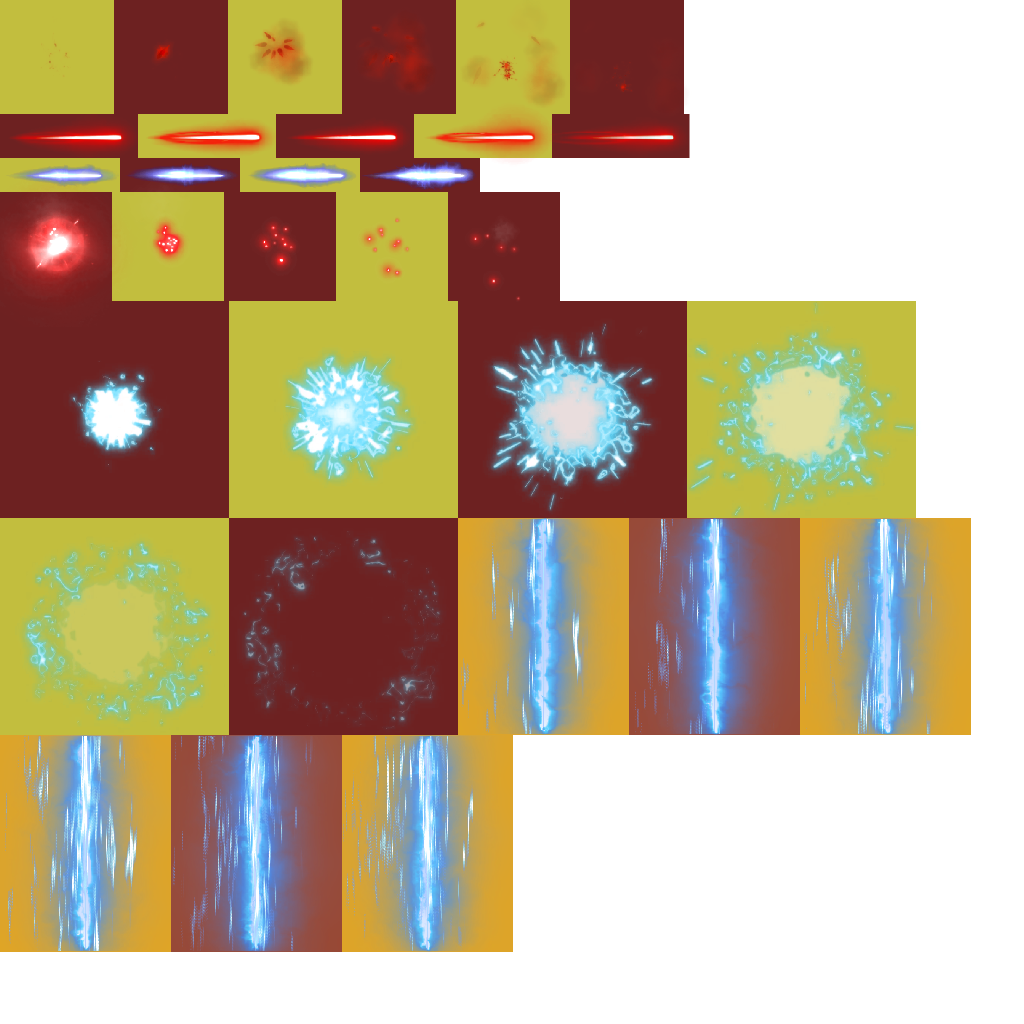
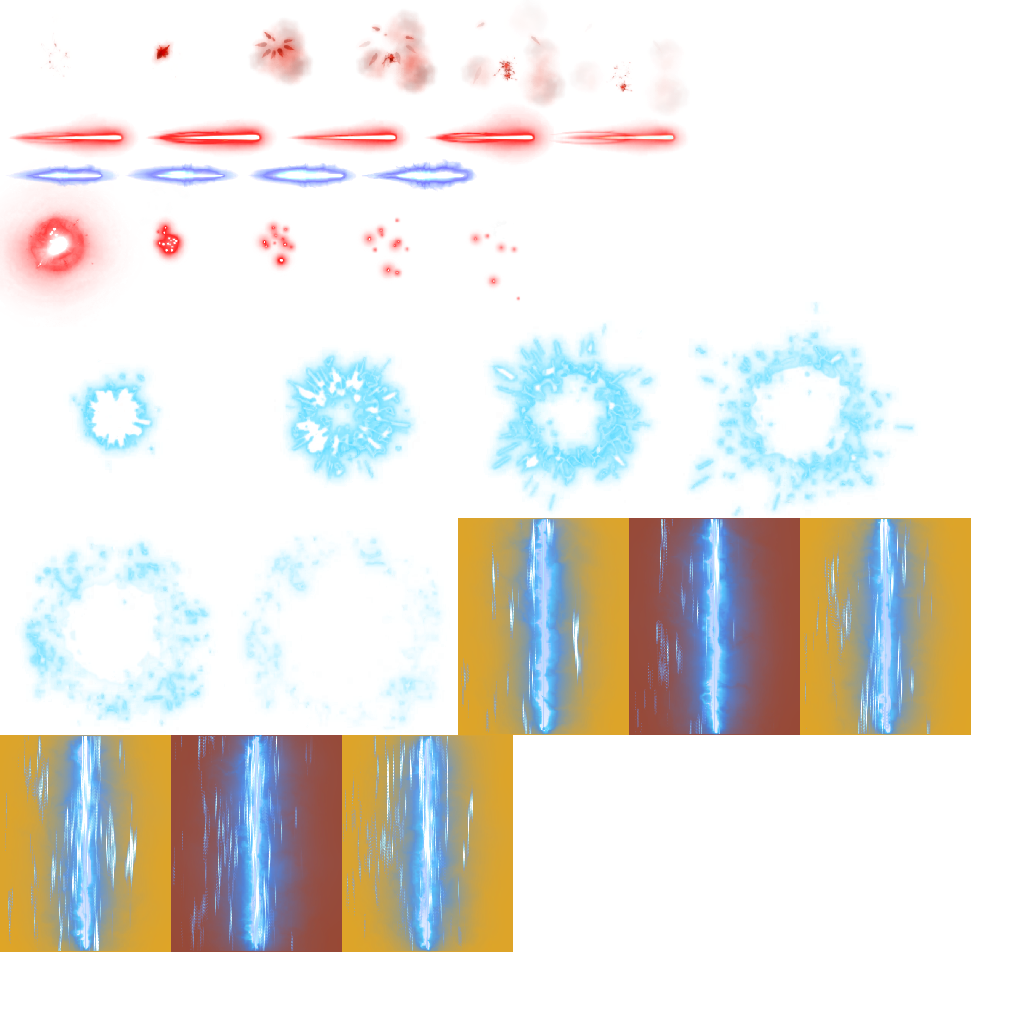
Layers edited between the first and the second w=1024, h=1024 image:
hid "Capa 2 copia 2" over [552, 114, 690, 158]
hid "Capa 2 copia" over [276, 114, 552, 158]
hid "Capa 2" over [0, 114, 276, 158]
hid "Capa 3 copia" over [240, 158, 480, 192]
hid "Capa 3" over [0, 158, 240, 192]
hid "Capa 7" over [448, 192, 560, 301]
hid "Capa 4 copia" over [0, 192, 224, 301]
hid "Capa 4" over [224, 192, 448, 301]
hid "Capa 1 copia 2" over [456, 0, 684, 114]
hid "Capa 1 copia" over [228, 0, 456, 114]
hid "Capa 1" over [0, 0, 228, 114]
hid "Capa 5 copia 2" over [0, 518, 458, 735]
hid "Capa 5 copia" over [458, 301, 916, 518]
hid "Capa 5" over [0, 301, 458, 518]
